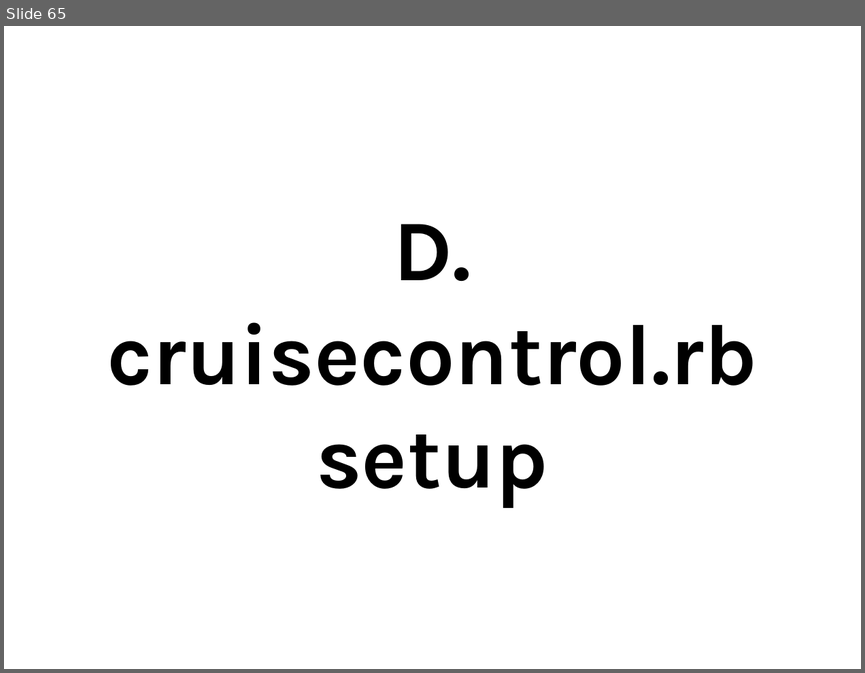
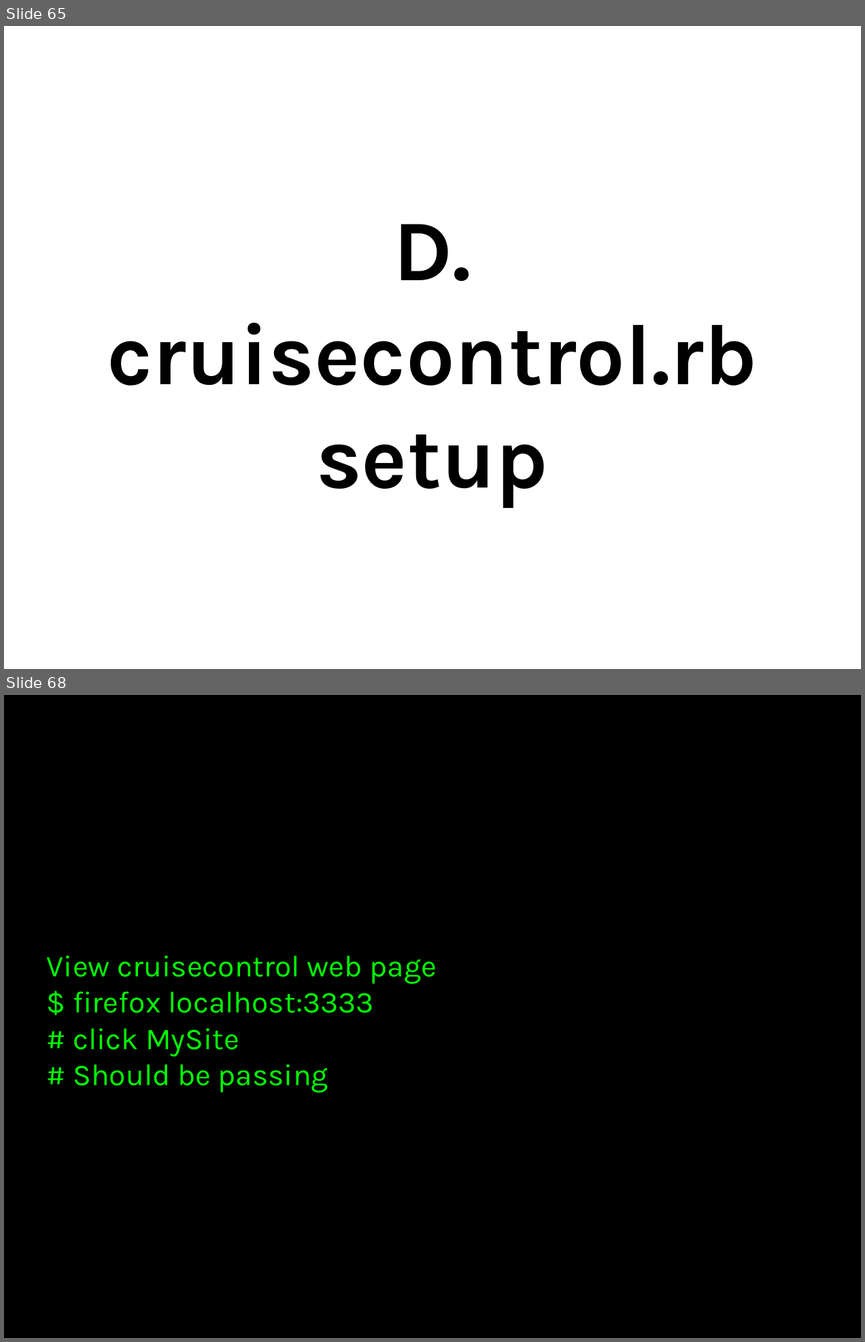
Before and after one commit to thewoolleyman/ci_for_the_rails_guy_or_gal, a slide deck: presentation/ci_for_the_web_2.0_guy_or_gal.odp. Shown one above the other, each under a label of ours: slide 65 before the commit, slides 65 and 68 after it; the slides between them are not shown. The pictures are 865x673 and 865x1342 pixels, drawn with LibreOffice and Linux fonts; fonts in the diff are those of the drawing. Boxes give left, top, right and bottom in pixels: in the first picture for what was removed or moved away, otherwise in the second. Text is boxed around its words. In the diff, an @@ line names an element or a change of style, - is before the commit and + after.

```diff
--- a/presentation/ci_for_the_web_2.0_guy_or_gal.odp
+++ b/presentation/ci_for_the_web_2.0_guy_or_gal.odp
@@ slide 68 added at (4, 695, 861, 1338), background #000000 @@
@@ title added at (47, 955, 436, 1093), 28 pt, text #00FF00 @@
+View cruisecontrol web page
+$ firefox localhost:3333
+# click MySite
+# Should be passing
```
Also in this commit, not shown: 21 other slides added, 1 slide removed.
